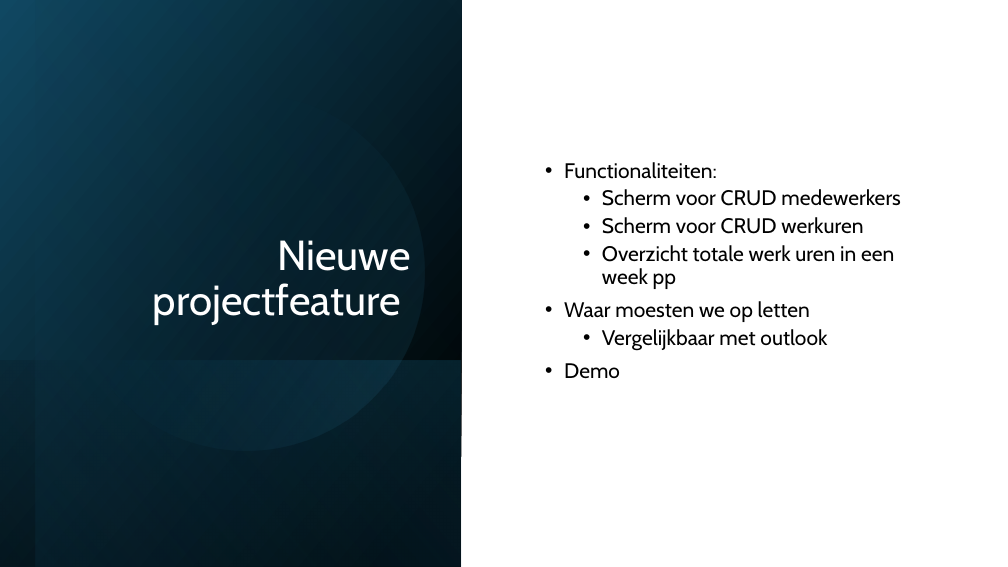
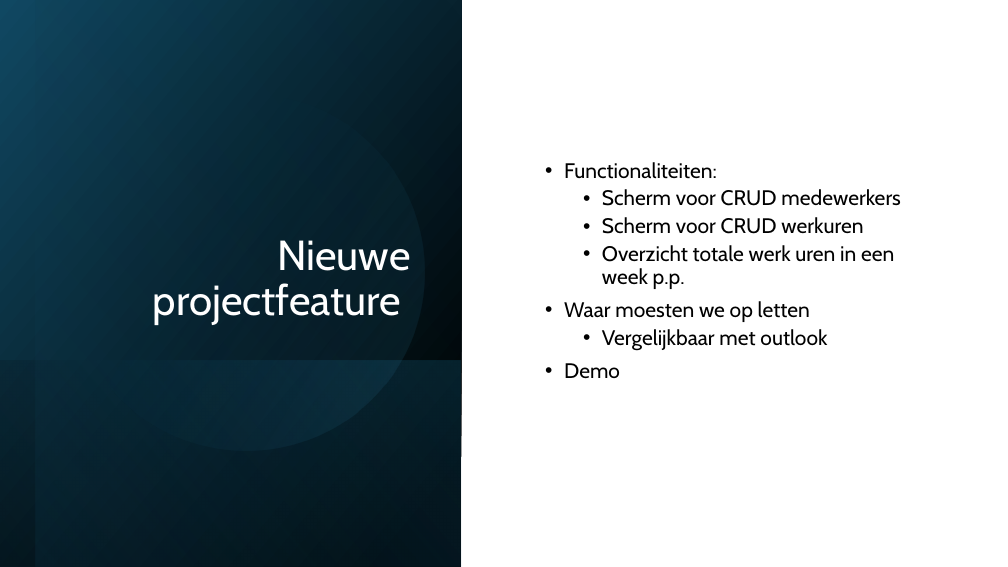
Before and after one commit to jul1xn/school-agile-legacy-hero, a slide deck: slide 2 of documentatie/oplevering.pptx. Drawn at 1008x567 pixels with LibreOffice and Linux fonts; fonts in the diff are those of the drawing. Boxes give left, top, right and bottom in pixels: in the first picture for what was removed or moved away, otherwise in the second. Text is boxed around its words. In the diff, an @@ line names an element or a change of style, - is before the commit and + after.

Commit message:
Powerpoint fix

```diff
--- a/documentatie/oplevering.pptx
+++ b/documentatie/oplevering.pptx
@@ text at [602,245,894,289]: text changed @@
-  • Overzicht totale werk uren in een week pp
+  • Overzicht totale werk uren in een week p.p.
```
Also in this commit, not shown: 1 other slide changed.
